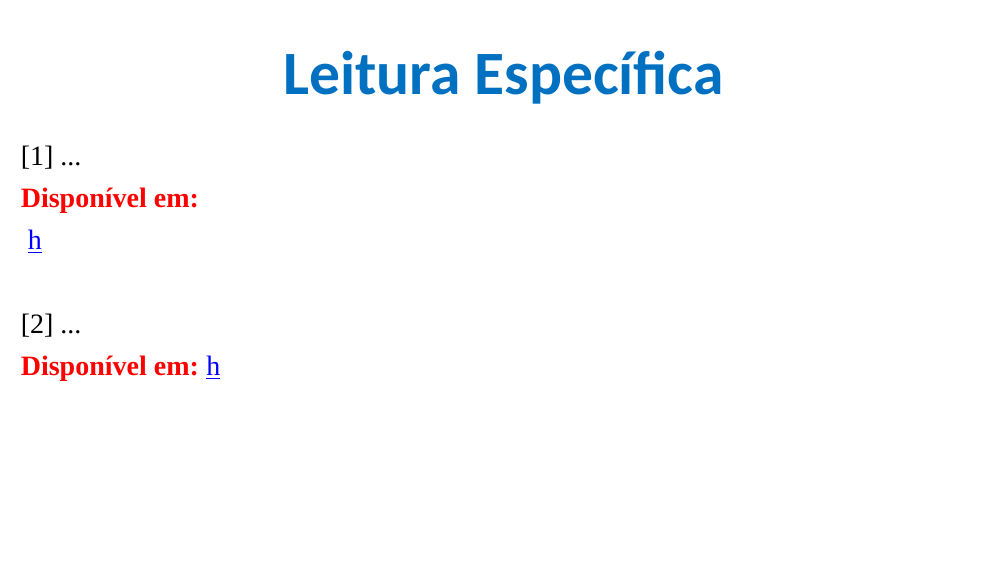
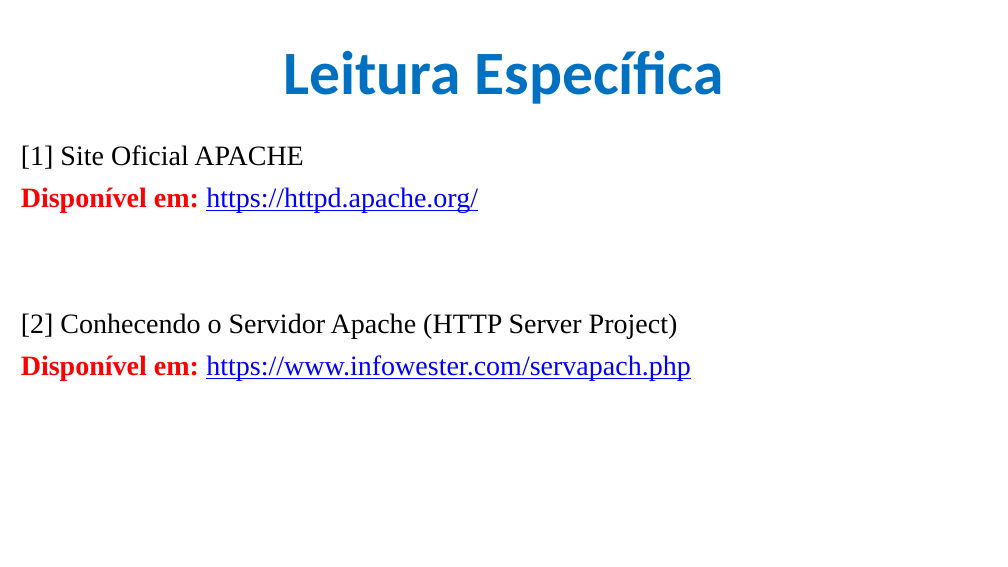
Before and after one commit to CloudEducationBrazil/WydenComputacaoNuvemWebServicesLinux, a slide deck: slide 8 of 01 Classes/Aula 11 - Computação em Nuvem e Web Services em Linux e Web Apache.pptx (slide 4 before the commit). Drawn at 1008x567 pixels with LibreOffice and Linux fonts; fonts in the diff are those of the drawing; background and template pictures are left out. Boxes give left, top, right and bottom in pixels: in the first picture for what was removed or moved away, otherwise in the second. Text is boxed around its words. In the diff, an @@ line names an element or a change of style, - is before the commit and + after.

Commit message:
Aula 11 Server APACHE 20042023

```diff
--- a/01 Classes/Aula 11 - Computação em Nuvem e Web Services em Linux e Web Apache.pptx
+++ b/01 Classes/Aula 11 - Computação em Nuvem e Web Services em Linux e Web Apache.pptx
@@ text at bbox=[21, 145, 691, 381]: text changed; text colour #FF0000 to #000000; bold off @@
-[1] ...
-Disponível em:
-h
-[2] ...
-Disponível em: h
+[1] Site Oficial APACHE
+Disponível em: https://httpd.apache.org/
+[2] Conhecendo o Servidor Apache (HTTP Server Project)
+Disponível em: https://www.infowester.com/servapach.php
```
Also in this commit, not shown: 4 other slides changed, 4 slides added.
